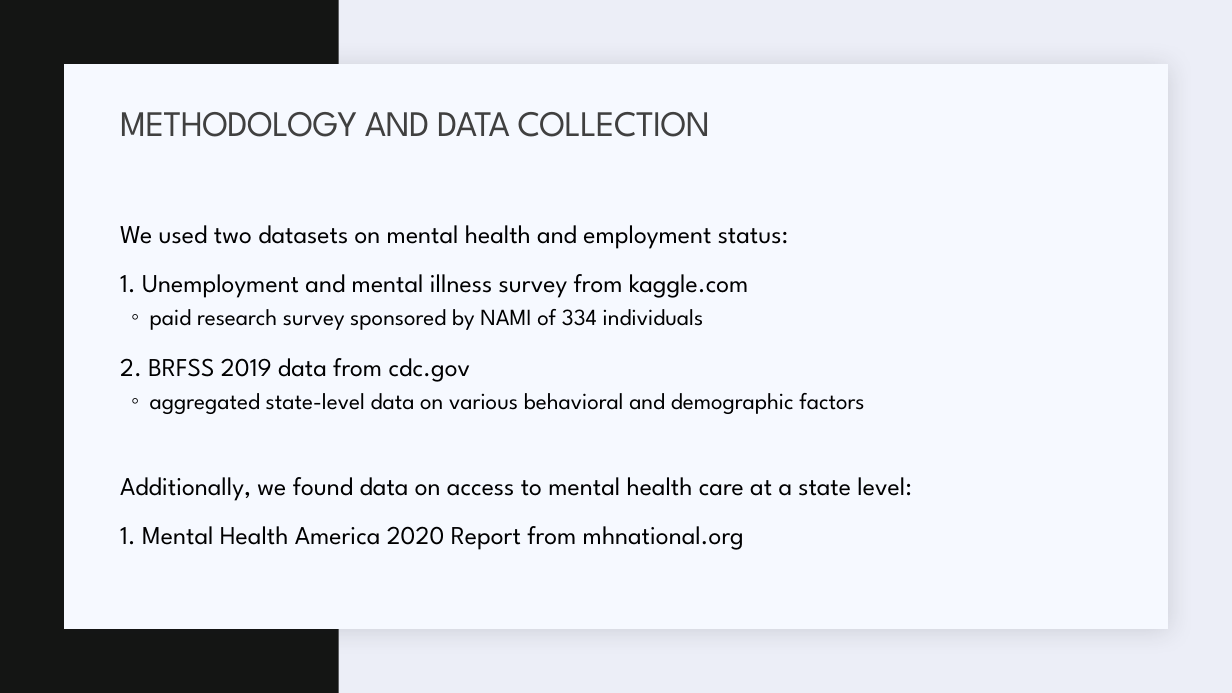
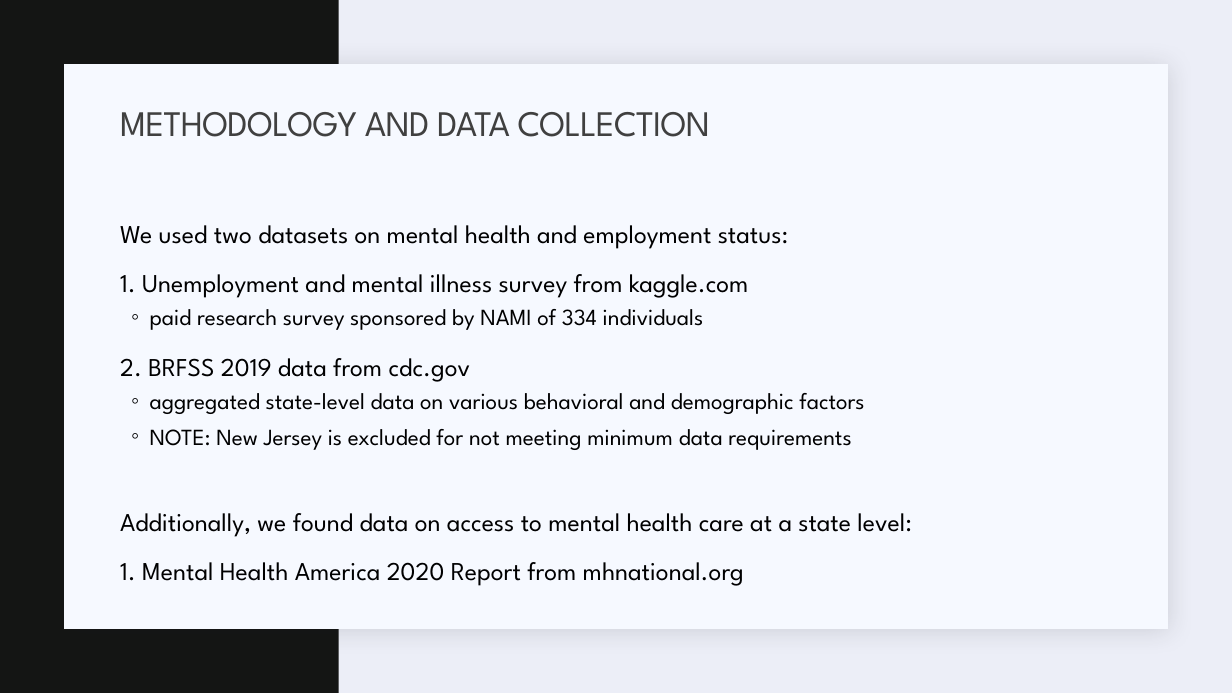
Before and after one commit to hehill/Project1_Team3, a slide deck: slide 5 of Presentation/Presentation_draft.pptx. Drawn at 1232x693 pixels with LibreOffice and Linux fonts; fonts in the diff are those of the drawing. Boxes give left, top, right and bottom in pixels: in the first picture for what was removed or moved away, otherwise in the second. Text is boxed around its words. In the diff, an @@ line names an element or a change of style, - is before the commit and + after.

```diff
--- a/Presentation/Presentation_draft.pptx
+++ b/Presentation/Presentation_draft.pptx
@@ text at (x1=150, y1=429, x2=851, y2=450): paragraph added @@
+  ◦ NOTE: New Jersey is excluded for not meeting minimum data requirements
```
Also in this commit, not shown: 2 other slides changed, 5 slides added, 1 slide removed, 21 other files.
